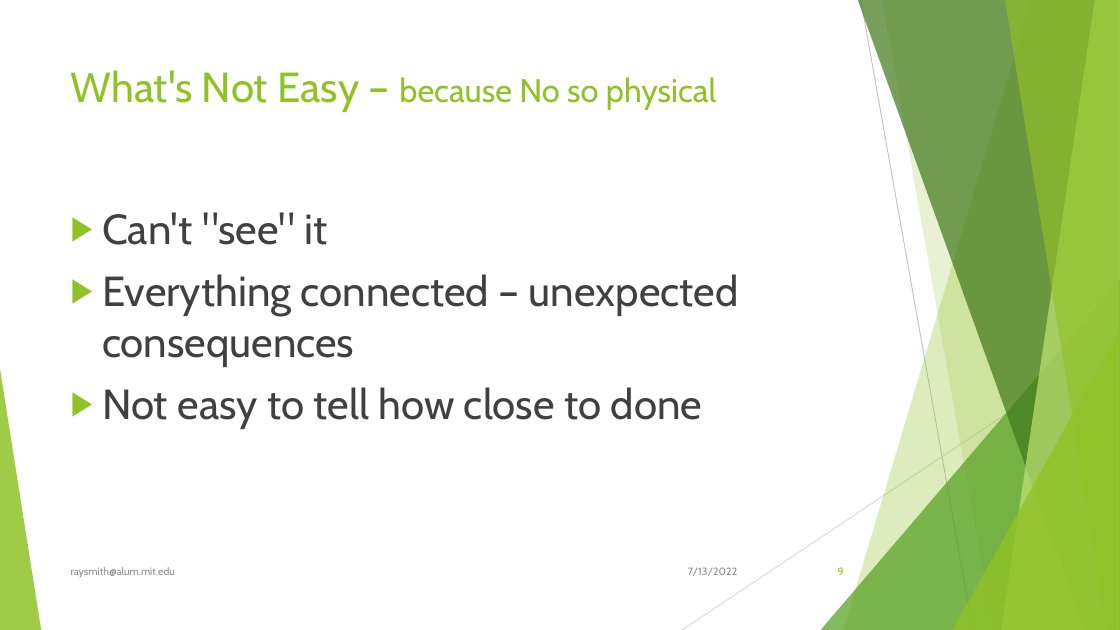
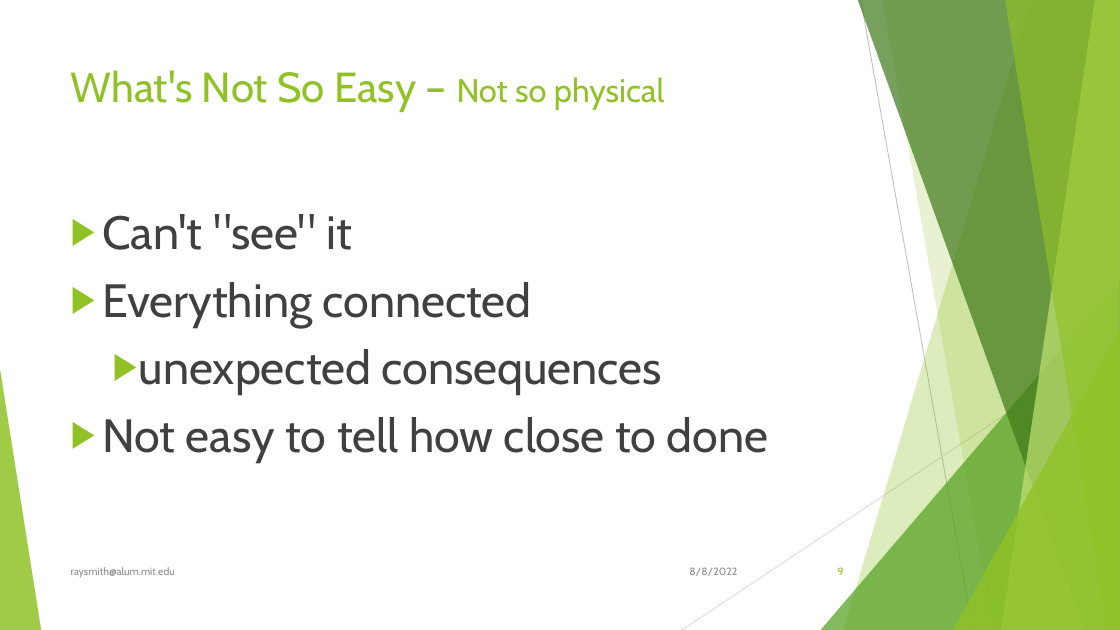
Before and after one commit to raysmith619/Introduction-To-Programming, a slide deck: slide 9 of presentation/Class_2_Ideas_Tools_Functions/Class2_Ideas_Tools_Functions.pptx. Drawn at 1120x630 pixels with LibreOffice and Linux fonts; fonts in the diff are those of the drawing. Boxes give left, top, right and bottom in pixels: in the first picture for what was removed or moved away, otherwise in the second. Text is boxed around its words. In the diff, an @@ line names an element or a change of style, - is before the commit and + after.

```diff
--- a/presentation/Class_2_Ideas_Tools_Functions/Class2_Ideas_Tools_Functions.pptx
+++ b/presentation/Class_2_Ideas_Tools_Functions/Class2_Ideas_Tools_Functions.pptx
@@ title at [71,70,664,112]: text changed; size 28 to 36 pt @@
-What's Not Easy – because No so physical
+What's Not So Easy – Not so physical
@@ text at [102,214,768,463]: size 36 to 40 pt in "Can't "see" it", "Not easy to tell how close to ..." @@
@@ text at [102,282,662,396]: text changed; size 36 to 40 pt @@
-▶ Everything connected – unexpected consequences
+▶ Everything connected
+  ▶ unexpected consequences
@@ text at [689,567,737,576]: text changed @@
-7/13/2022
+8/8/2022
```
Also in this commit, not shown: 50 other slides changed, 2 slides removed, 16 other files.
